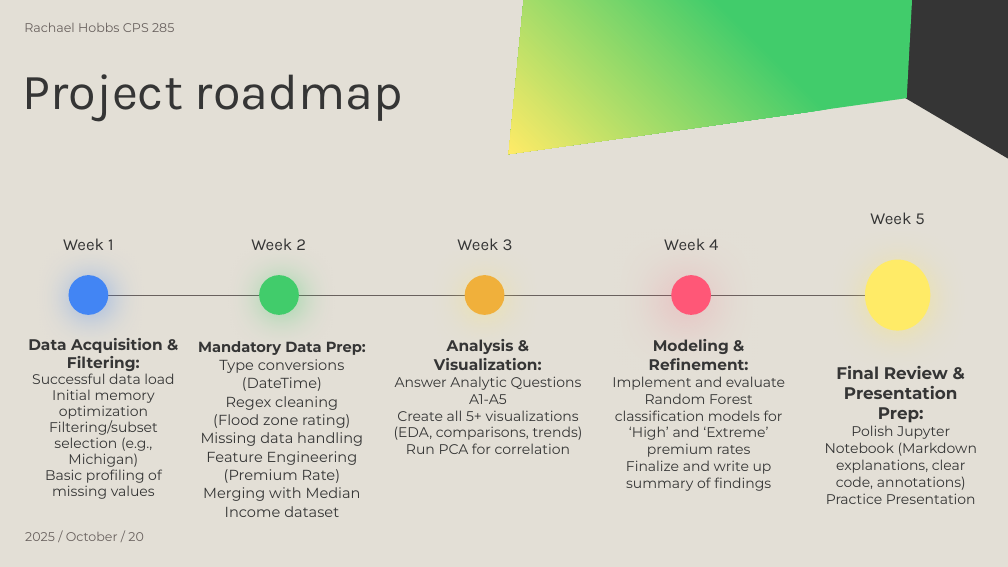
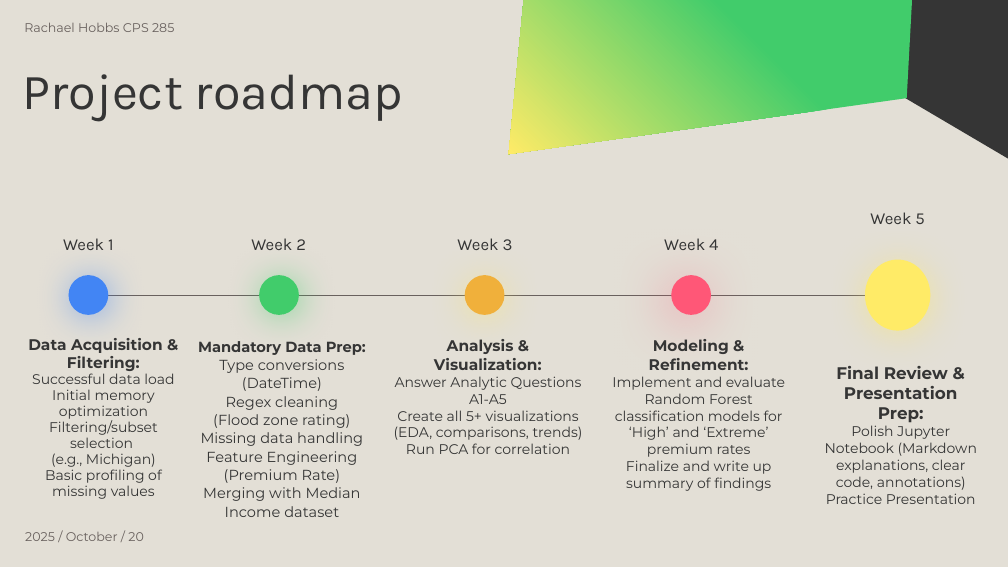
Before and after one commit to Lovjoy/FEMA_NFIP_Flood_Policies_Project, a slide deck: slide 9 of HobbsFEMA-NFIP-Flood-Proposal.pptx. Drawn at 1008x567 pixels with LibreOffice and Linux fonts; fonts in the diff are those of the drawing. Boxes give left, top, right and bottom in pixels: in the first picture for what was removed or moved away, otherwise in the second. Text is boxed around its words. In the diff, an @@ line names an element or a change of style, - is before the commit and + after.

```diff
--- a/HobbsFEMA-NFIP-Flood-Proposal.pptx
+++ b/HobbsFEMA-NFIP-Flood-Proposal.pptx
@@ text at (49, 418, 158, 467): text changed @@
-Filtering/subset selection (e.g., Michigan)
+Filtering/subset selection
+(e.g., Michigan)
```
Also in this commit, not shown: 5 other slides changed.
